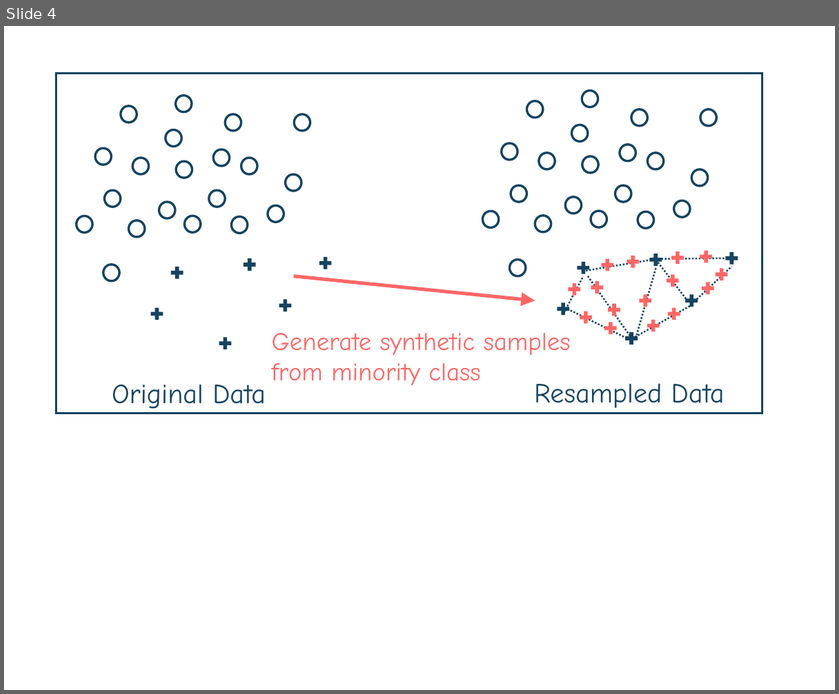
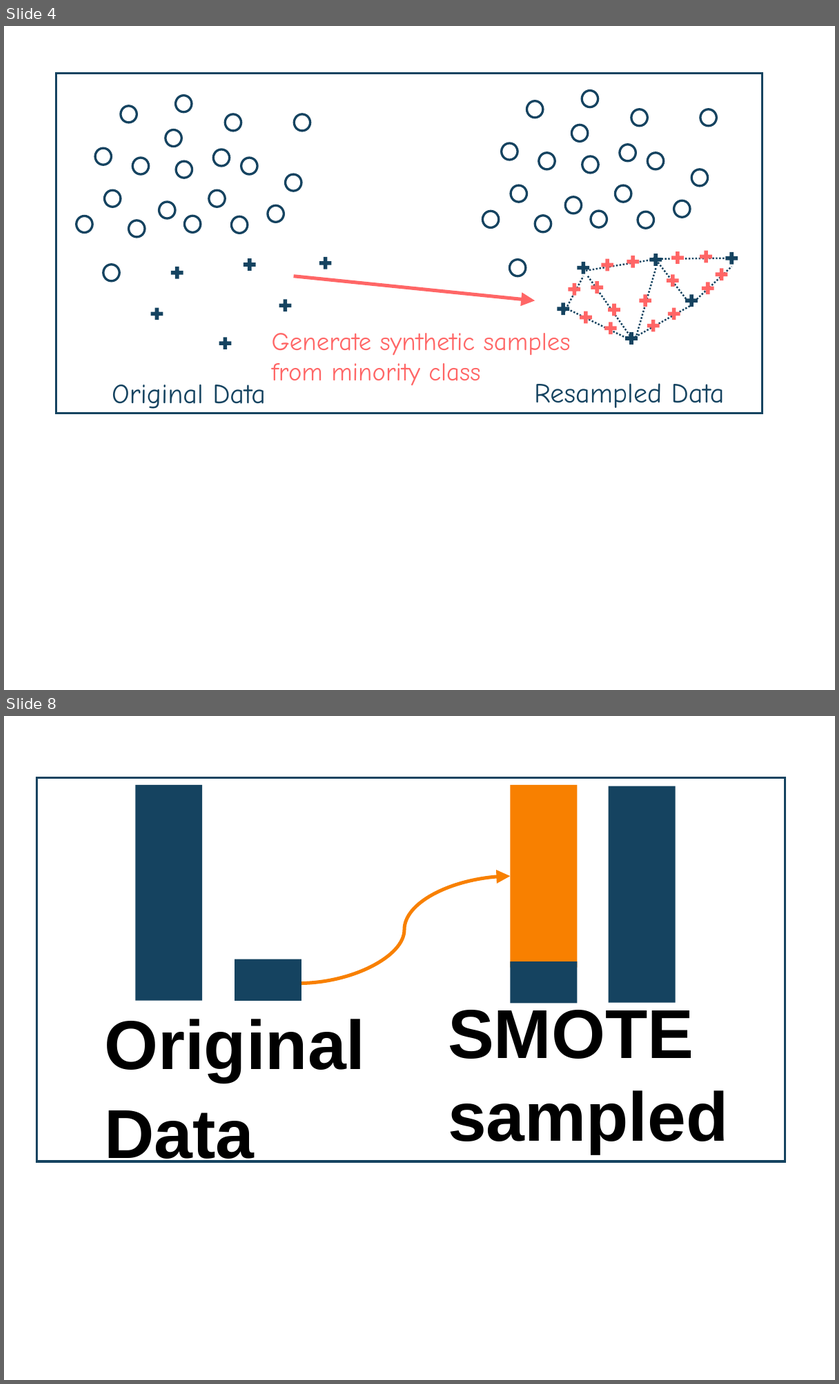
Before and after one commit to fmegahed/subsampling, a slide deck: Figures/subsampling.pptx. Shown one above the other, each under a label of ours: slide 4 before the commit, slides 4 and 8 after it; the slides between them are not shown. The pictures are 839x694 and 839x1384 pixels, drawn with LibreOffice and Linux fonts; fonts in the diff are those of the drawing. Boxes give left, top, right and bottom in pixels: in the first picture for what was removed or moved away, otherwise in the second. Text is boxed around its words. In the diff, an @@ line names an element or a change of style, - is before the commit and + after.

```diff
--- a/Figures/subsampling.pptx
+++ b/Figures/subsampling.pptx
@@ slide 8 added at [4,716,835,1380], background #FFFFFF @@
@@ group added at [37,777,785,1163]: 6 rectangles, 2 texts, 1 curved arrow @@
+SMOTE
+sampled
+Original Data
```
Also in this commit, not shown: 1 slide changed, 3 other slides added, 3 slides removed, 12 other files.
